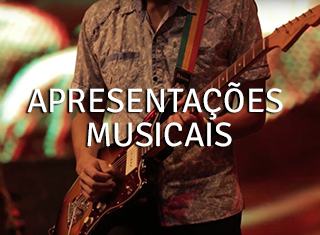
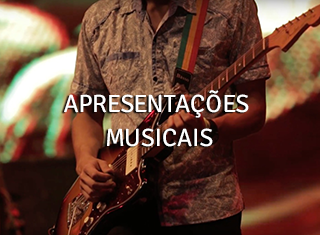
The second (320, 235) image is a revision of the first. Changes to its layers:
painted on "APRESENTAÇÕES MUSICAIS" over bbox(27, 82, 283, 147)
